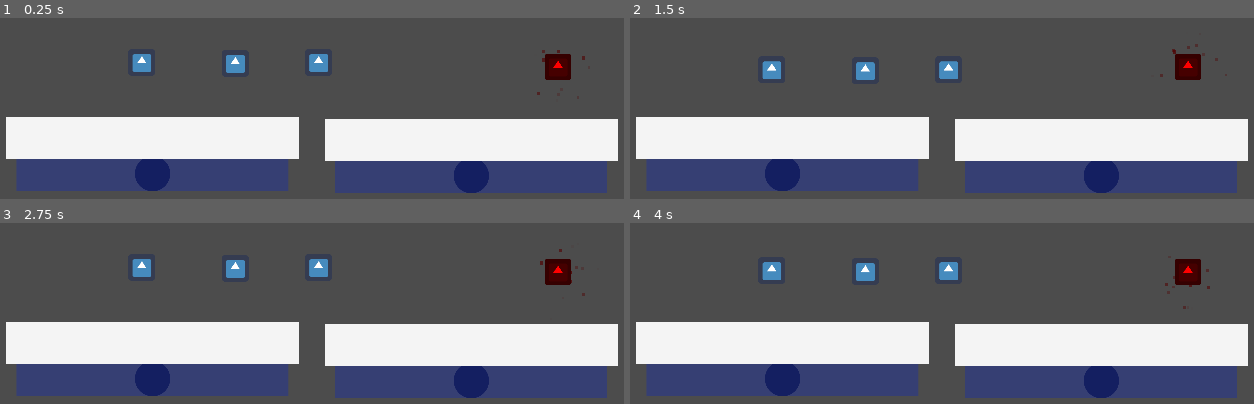
Above: before the commit, frames 1-4 (two rows, left to right).
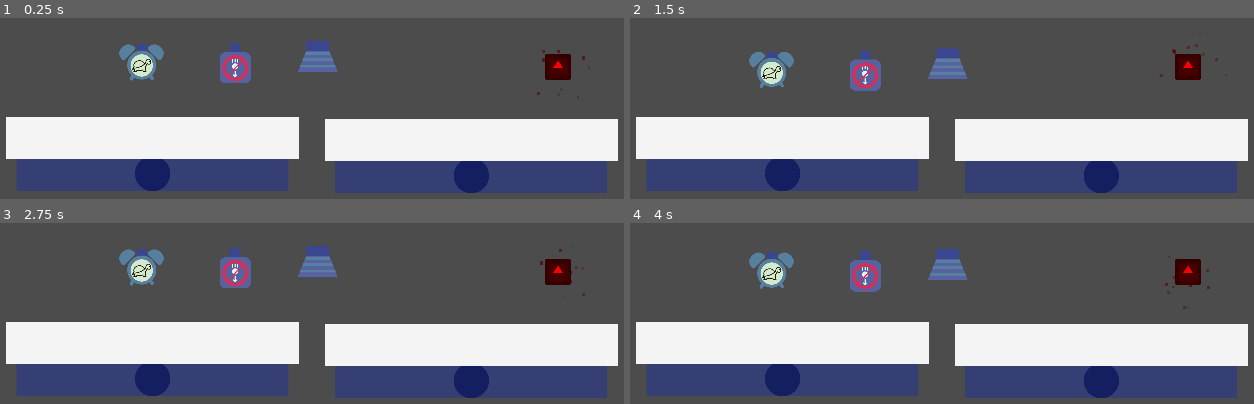
Above: after the commit, the same moments.

Repository: KoshakiDev/GodotWildJam13Mar2021
Game: Godot game, scene res://Source/Levels/Levels/SaveTestLevel.tscn
Same seed, same stepped clock (60 frames per second), same inputs: the game is played once before the commit and once after it. This scene is started directly instead of the project's main scene. The engine's default icon, where the game draws it, is replaced by a stand-in: a white triangle on a blue panel in a dark square.
Inputs (mouse positions are in pixels of both pictures, inside the frame that each line leads up to):
- Up to frame 1 (0.25 s): no input
- Up to frame 2 (1.5 s): move the mouse to (1135, 119) at 0.52 s; hold Right (move_right) 0.53-1.25 s; hold Middle mouse button (middle_click) 0.53-1.25 s; click (1135, 119) at 0.67 s; drag from (804, 164) to (773, 68) at 1.27 s
- Up to frame 3 (2.75 s): move the mouse to (411, 248) at 2.02 s; hold Right (move_right) from 2.03 s (still down); hold Mouse wheel up (zoom_in) from 2.03 s (still down)
- Up to frame 4 (4 s): release Right (move_right) at 2.75 s; release Mouse wheel up (zoom_in) at 2.75 s; drag from (outside the picture) to (867, 268) at 2.77 s; move the mouse to (outside the picture) at 3.52 s; hold Left (move_left) from 3.53 s (still down); hold Middle mouse button (middle_click) from 3.53 s (still down)

The runs differ from the first frame. In frame 1, 2.6% of the frame differs, in the area x 19-55%, y 12-36%; in frame 2, 2.6%; in frame 3, 2.6%; in frame 4, 2.7%, in the area x 19-55%, y 14-39%.
Error in both runs: Invalid call. Nonexistent function 'get_parent' in base 'Nil'. (res://Source/Autoloads/Globals.gd:65)

Commit message:
module pickups now have the sprite of their module

Diff:
--- a/Source/Entities/Pickups/ModulePickup.gd
+++ b/Source/Entities/Pickups/ModulePickup.gd
@@ -19,6 +19,9 @@
 		printerr("Tried to create module pickup from non pickup: %s" % name)
 
 	module_container = ModuleContainer.new(module)
+
+	if module.has_node("Sprite"):
+		$Sprite.texture = module.get_node("Sprite").texture
 
 	$AnimationPlayer.play("floating")
 
--- a/Source/Entities/Pickups/ModulePickup.tscn
+++ b/Source/Entities/Pickups/ModulePickup.tscn
@@ -39,6 +39,7 @@
 script = ExtResource( 1 )
 
 [node name="Sprite" type="Sprite" parent="."]
+scale = Vector2( 0.5, 0.5 )
 texture = ExtResource( 2 )
 
 [node name="CollisionShape2D" type="CollisionShape2D" parent="."]
--- a/Source/Modules/GravityNuller/GravityNuller.tscn
+++ b/Source/Modules/GravityNuller/GravityNuller.tscn
@@ -15,6 +15,7 @@
 module_type = 2
 display_name = "Gravity Nuller"
 use_action = "use_module_4"
+gravity_scale = 0.0
 
 [node name="Sprite" type="Sprite" parent="." index="0"]
 scale = Vector2( 0.4, 0.4 )
--- a/Source/Modules/Head/PlayerHead.tscn
+++ b/Source/Modules/Head/PlayerHead.tscn
@@ -24,7 +24,7 @@
 script = ExtResource( 4 )
 display_name = "Player Head"
 
-[node name="Head" type="Sprite" parent="." index="0"]
+[node name="Sprite" type="Sprite" parent="." index="0"]
 scale = Vector2( 0.2, 0.2 )
 texture = ExtResource( 2 )
 
--- a/Source/Modules/Thruster/SmallThruster.tscn
+++ b/Source/Modules/Thruster/SmallThruster.tscn
@@ -47,8 +47,9 @@
 display_name = "Small Thruster"
 use_action = "use_module_1"
 thrust_force = 500
+linear_clamp = 200
 
-[node name="ThrusterSprite" type="Sprite" parent="." index="0"]
+[node name="Sprite" type="Sprite" parent="." index="0"]
 position = Vector2( 1, 32 )
 scale = Vector2( 0.4, 0.4 )
 texture = ExtResource( 3 )
